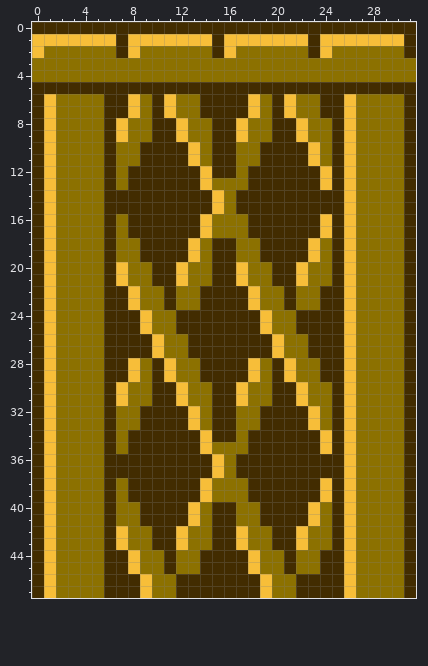
File history of a pixel-art sprite, gamecherry/debug/images/tower/wall_01_32x48.png. The picture above was drawn from the file before the commit.
The file is 32x48 pixels.
After the commit:
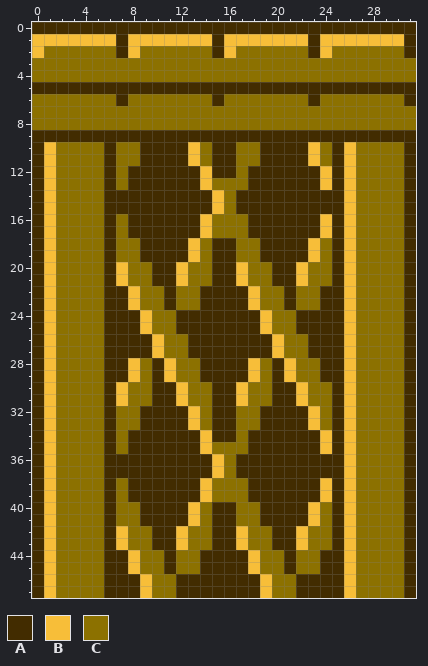
Palette (. is transparent): A #422c00  B #f7be39  C #8c7100
From old to new:
@@ x 0..31 @@
  5 AAAAAAAAAAAAAAAAAAAAAAAAAAAAAAAA
- 6 ABCCCCAABCABCCAAAABCABCCAABCCCCA
- 7 ABCCCCAABCABCCAAAABCABCCAABCCCCA
- 8 ABCCCCABCCAABCCAABCCAABCCABCCCCA
- 9 ABCCCCABCCAABCCAABCCAABCCABCCCCA
+ 6 CCCCCCCACCCCCCCACCCCCCCACCCCCCCA
+ 7 CCCCCCCCCCCCCCCCCCCCCCCCCCCCCCCC
+ 8 CCCCCCCCCCCCCCCCCCCCCCCCCCCCCCCC
+ 9 AAAAAAAAAAAAAAAAAAAAAAAAAAAAAAAA
 10 ABCCCCACCAAAABCAACCAAAABCABCCCCA
